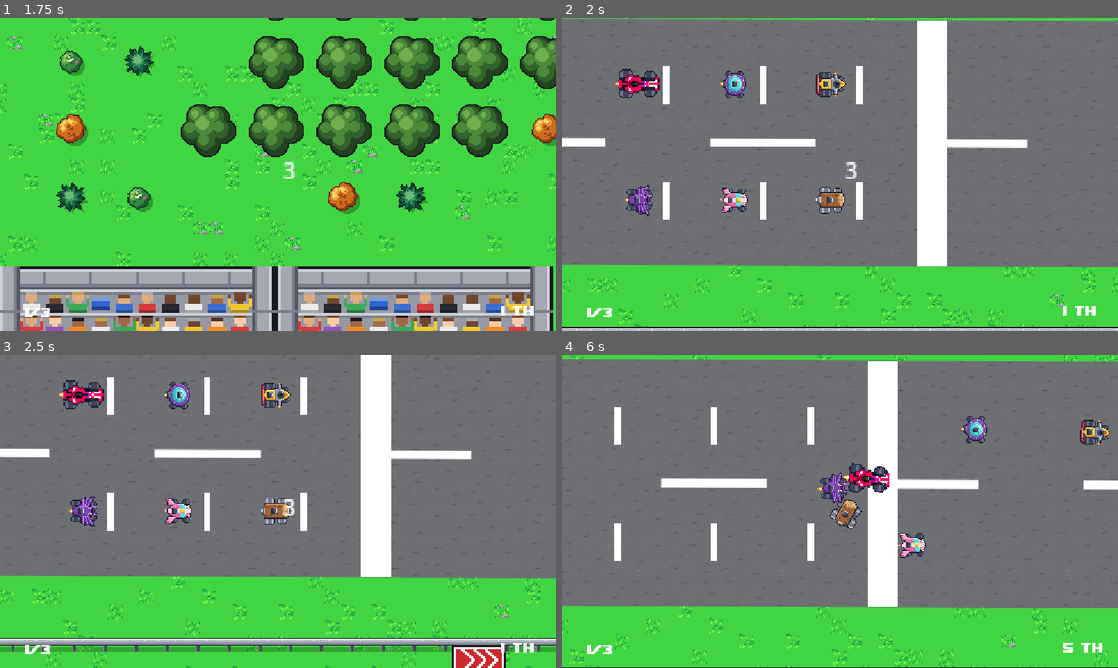
Above: before the commit, frames 1-4 (two rows, left to right).
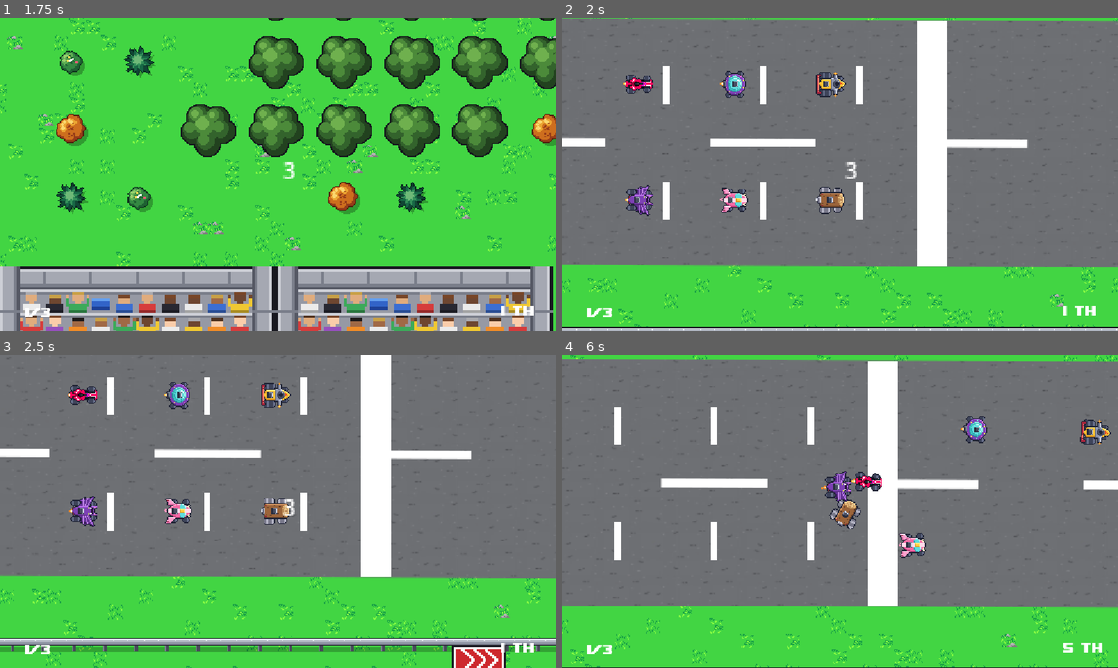
Above: after the commit, the same moments.

Repository: Blue-Raccoon-Interactive/Pixel-Bros-Racing
Game: Godot game, scene res://scenes/main/main_menu.tscn
Same seed, same stepped clock (60 frames per second), same inputs: the game is played once before the commit and once after it. Sound files missing from this copy of the repository are replaced by a short silence.
Inputs (mouse positions are in pixels of both pictures, inside the frame that each line leads up to):
- Up to frame 1 (1.75 s): click "Iniciar jogo" at 0.5 s; click (455, 277) at 1.25 s
- Up to frame 2 (2 s): no input
- Up to frame 3 (2.5 s): tap Enter (ui_accept) at 2, 2.27 s; move the mouse to (400, 495) at 2.02 s; hold D (steer_right) from 2.03 s (still down); click (400, 495) at 2.17 s
- Up to frame 4 (6 s): tap Enter (ui_accept) at 2.57, 3.5, 4.25, 5.27, 5.57 s; release D (steer_right) at 2.75 s; drag from (728, 527) to (945, 498) at 2.77 s; move the mouse to (895, 442) at 3.52 s; hold D (steer_right) 3.53-4.25 s; drag from (812, 574) to (673, 464) at 4.27 s; move the mouse to (1006, 558) at 5.02 s; hold A (steer_left) 5.03-5.75 s; drag from (673, 464) to (906, 514) at 5.77 s

Frame 1 is identical in both runs. In frame 2, 0.4% of the frame differs, in the area x 9-18%, y 16-26%; in frame 3, 0.4%; in frame 4, 1.8%, in the area x 1-100%, y 0-100%.

Commit message:
Atualiza escala do kart

Diff:
--- a/scenes/karts/kart_08.tscn
+++ b/scenes/karts/kart_08.tscn
@@ -174,7 +174,6 @@
 size = Vector2(9, 25)
 
 [node name="Kart" unique_id=645485632 instance=ExtResource("1_e6jf3")]
-scale = Vector2(1.5, 1.5)
 kart_name = "Esportivo F1"
 archetype = "Time-Trialist"
 kart_sprite_texture = ExtResource("2_3bqyo")
